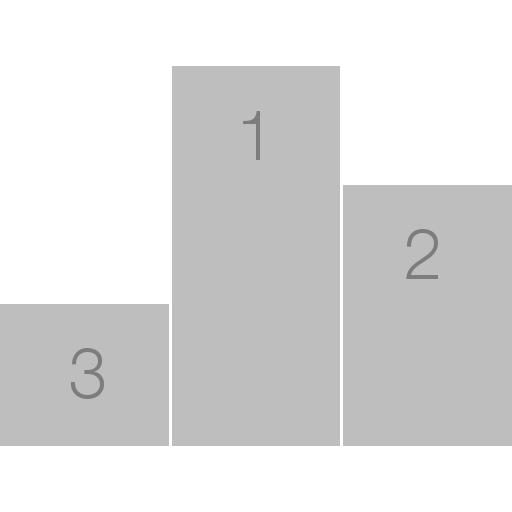
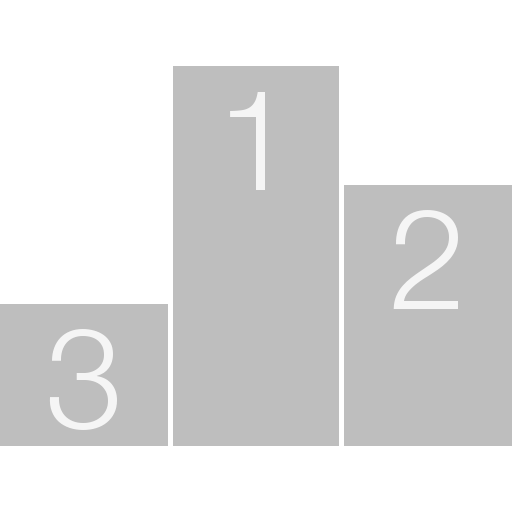
Revision of a layered 512px x 512px image; what changed, layer by layer:
painted on "1" over [left=230, top=92, right=265, bottom=190]
painted on "2" over [left=393, top=210, right=458, bottom=309]
painted on "3" over [left=49, top=329, right=117, bottom=430]
painted on "Pasted Layer" over [left=168, top=66, right=344, bottom=446]
